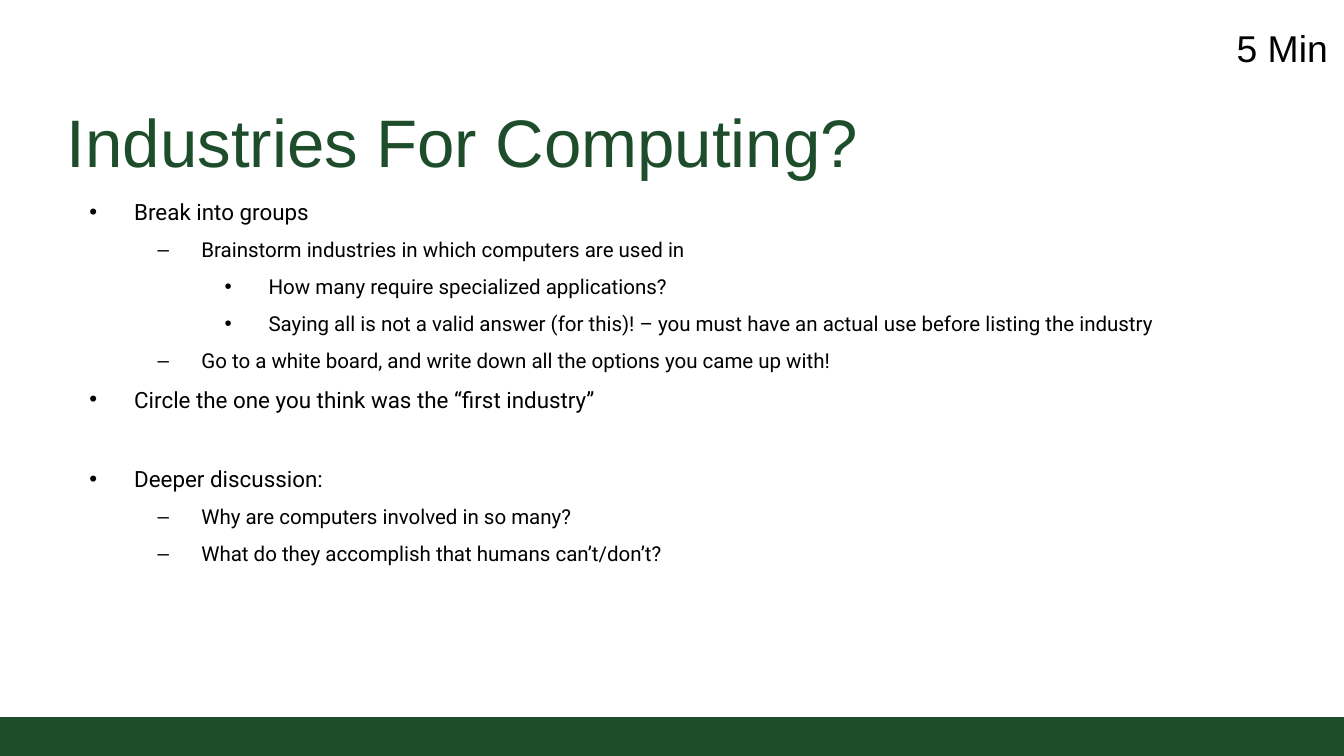
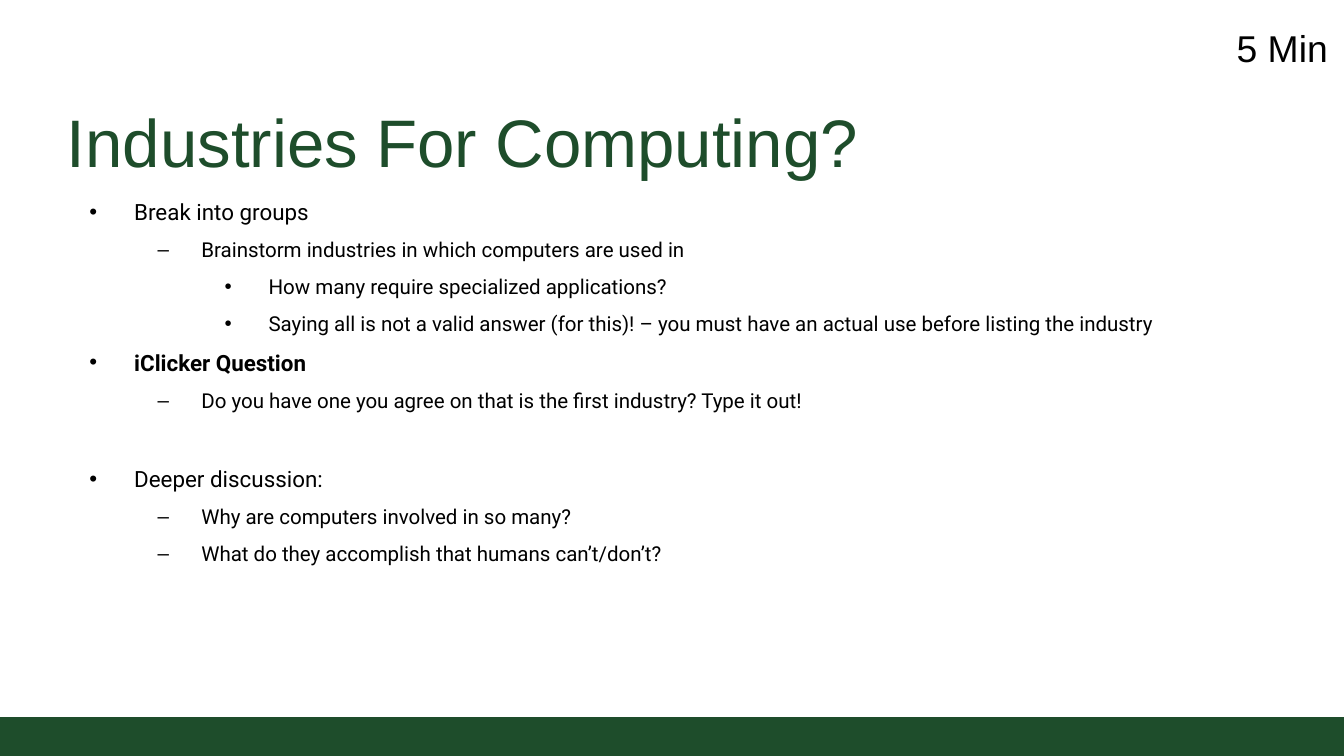
Before and after one commit to CSU-CS150B/handouts, a slide deck: slide 9 of Slides/On-Campus/01_HistoryAndIntro.pptx (slide 4 before the commit). Drawn at 1344x756 pixels with LibreOffice and Linux fonts; fonts in the diff are those of the drawing; background and template pictures are left out. Boxes give left, top, right and bottom in pixels: in the first picture for what was removed or moved away, otherwise in the second. Text is boxed around its words. In the diff, an @@ line names an element or a change of style, - is before the commit and + after.

```diff
--- a/Slides/On-Campus/01_HistoryAndIntro.pptx
+++ b/Slides/On-Campus/01_HistoryAndIntro.pptx
@@ text at (134,354,802,413): text changed @@
-  – Go to a white board, and write down all the options you came up with!
-• Circle the one you think was the “first industry”
+• iClicker Question
+  – Do you have one you agree on that is the first industry? Type it out!
```
Also in this commit, not shown: 4 other slides changed, 9 slides added, 5 slides removed, 1 other file.
